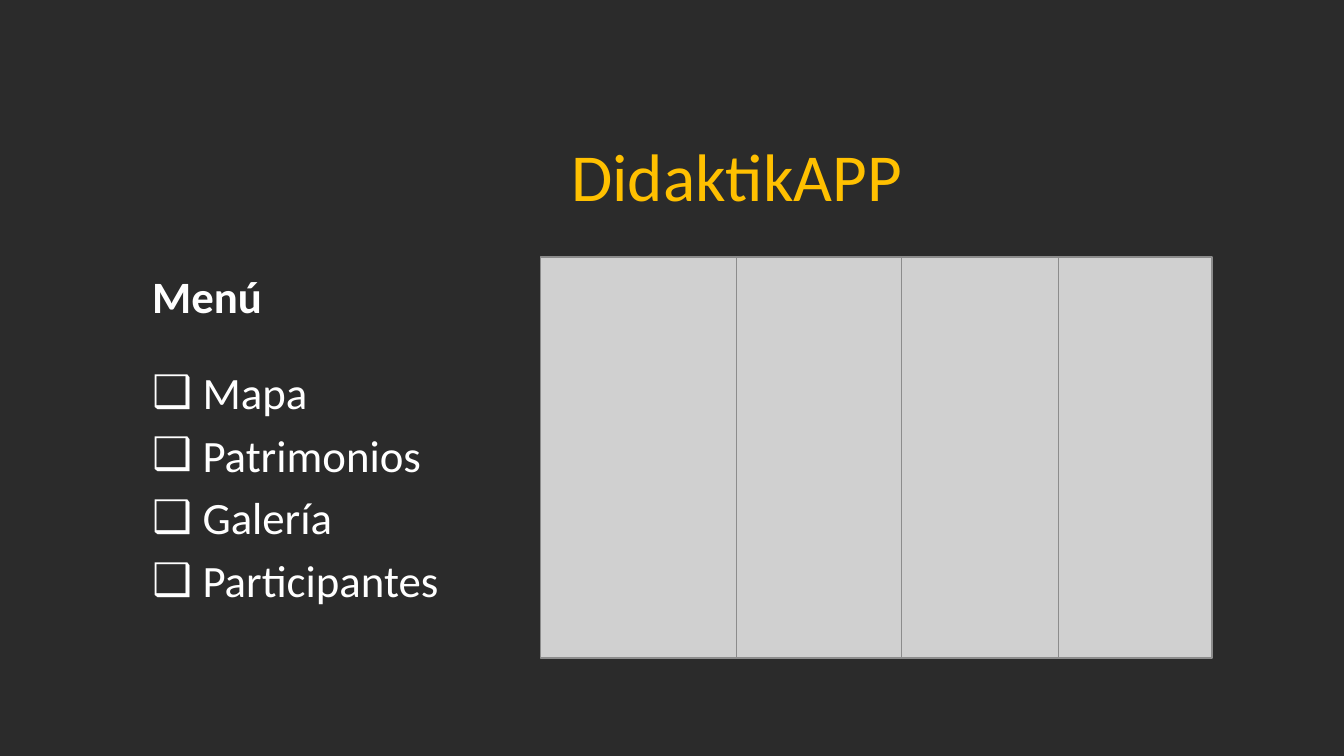
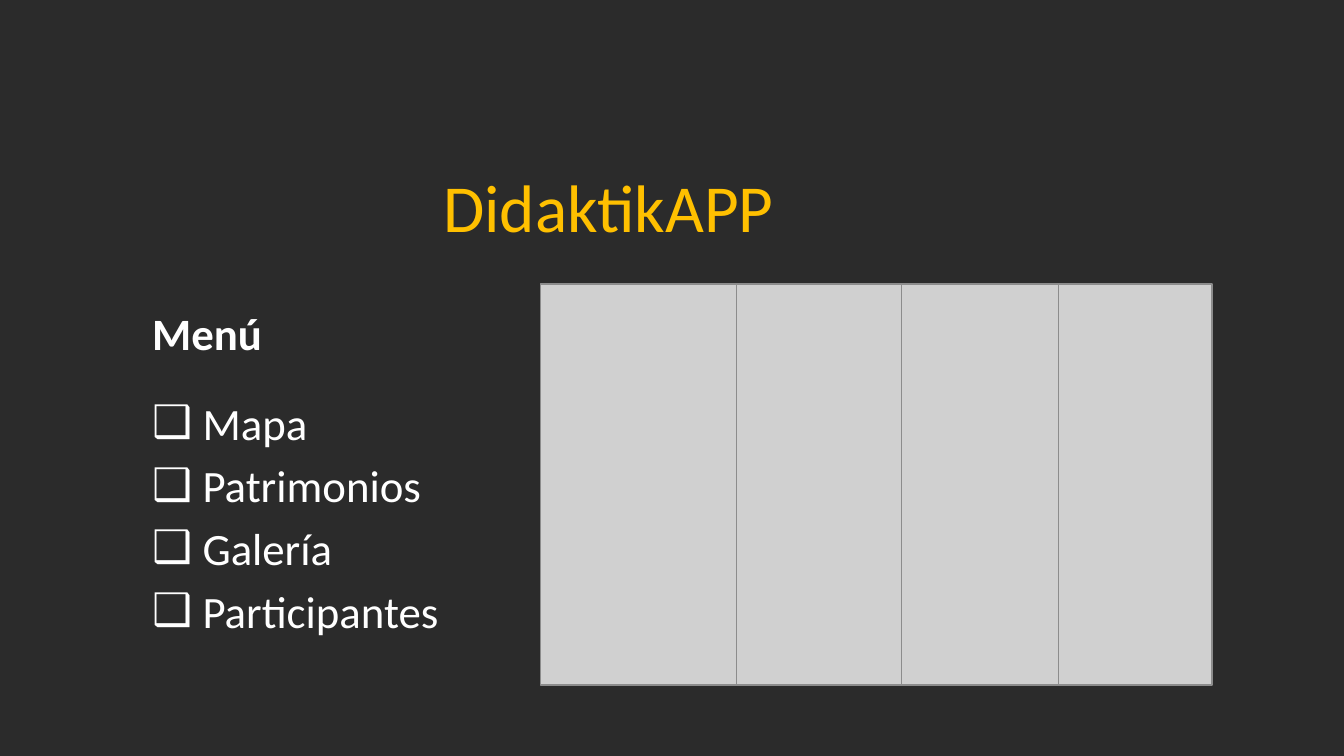
Before and after one commit to Jandycon/PROYECTOAPP, a slide deck: slide 12 of DidaktikApp.pptx. Drawn at 1344x756 pixels with LibreOffice and Linux fonts; fonts in the diff are those of the drawing; grey boxes stand for pictures; background and template pictures are left out; a plain dark background stands for a picture behind light text. Boxes give left, top, right and bottom in pixels: in the first picture for what was removed or moved away, otherwise in the second. Text is boxed around its words. In the diff, an @@ line names an element or a change of style, - is before the commit and + after.

```diff
--- a/DidaktikApp.pptx
+++ b/DidaktikApp.pptx
@@ text "DidaktikAPP": place and size @@
-text "DidaktikAPP" at [571, 154, 902, 202]
+text "DidaktikAPP" at [443, 185, 774, 233]
@@ text "Menú": place and size @@
-text "Menú" at [152, 282, 262, 314]
+text "Menú" at [152, 319, 262, 351]
@@ 4 pictures: place and size @@
-4 pictures at [540, 257, 1212, 657]
+4 pictures at [540, 284, 1212, 684]
@@ text "Mapa": place and size @@
-text "Mapa" at [203, 380, 439, 605]
+text "Mapa" at [203, 411, 439, 636]
```
Also in this commit, not shown: 15 other slides changed.
